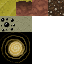
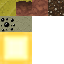
Two versions of the same layered image (64x64). Layer-by-layer changes:
added layer "sun" above "Calque 1" over [0, 32, 32, 64]
hid "Calque 1" over [0, 32, 32, 64]
